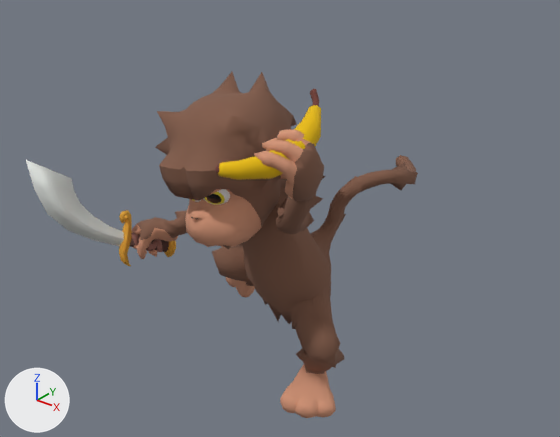
A saved change to the FBX model Characters/Monkey/NEW/A_Momki_Attack_Update_001.fbx.
One viewpoint serves both versions: a 50 mm camera at (1.76, -2.31, 2.14) aimed at (-0.09, 0.01, 0.7). The axes (+X, +Y, +Z) are drawn at lower left. The lights are the same throughout. The picture after the commit comes second. Where no turn or scale is listed for an object, it has been applied to the vertices. Vertices at exactly the same position are counted once.

The first picture shows 'SM_Momki_001'.
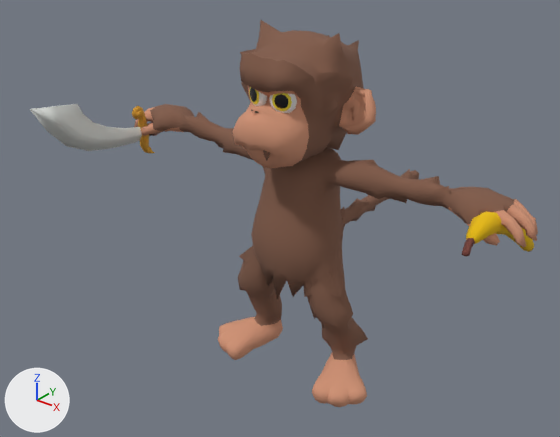
Changed parts and their boxes (x1, y1, x2, y2) in the pictures (560 x 437 px; the box of a moved part takes in the faces that stretch with it):
'SM_Momki_001', reshaped (30% wider, 12% taller)
    before: (26, 72, 418, 418)
    after: (30, 20, 538, 407)
part 1 of me_plane_001, moved or reshaped (mostly hidden before)
    before: (191, 199, 201, 202)
    after: (249, 87, 267, 106)
part 2 of me_plane_001, moved or reshaped (mostly hidden)
    before: (211, 189, 221, 194)
    after: (268, 91, 294, 97)
part 3 of me_plane_001, moved or reshaped
    before: (203, 189, 230, 205)
    after: (269, 93, 297, 113)
part 4 of me_plane_001, moved or reshaped
    before: (223, 245, 230, 249)
    after: (263, 150, 270, 161)
part 5 of me_plane_001, moved or reshaped (not visible afterwards)
    before: (130, 236, 176, 257)
part 6 of me_plane_001, moved or reshaped (not visible afterwards)
    before: (152, 239, 163, 252)
part 7 of me_plane_001, moved or reshaped
    before: (131, 233, 153, 251)
    after: (147, 122, 167, 136)
part 8 of me_plane_001, moved or reshaped
    before: (119, 210, 132, 266)
    after: (132, 106, 155, 153)
part 9 of me_plane_001, moved or reshaped
    before: (124, 215, 130, 220)
    after: (136, 111, 142, 117)
part 10 of me_plane_001, moved or reshaped
    before: (26, 160, 124, 246)
    after: (30, 104, 142, 151)
part 11 of me_plane_001, moved or reshaped
    before: (215, 89, 321, 180)
    after: (462, 211, 534, 256)
part 12 of me_plane_001, moved or reshaped
    before: (131, 72, 418, 418)
    after: (134, 20, 538, 407)

The edits, one by one:
me_plane_001 is used by ob_sm_momki_001; location (0.0, 0.0, 0.0).
me_plane_001 had 3449 vertices, 3505 faces and spanned x -0.948..0.483, y -0.778..0.602, z -0.008..1.438.
me_plane_001 now has 3449 vertices, 3505 faces and spans x -0.978..0.978, y -0.563..1.013, z -0.004..1.526.
me_plane_001 part 1: the loose piece of 134 vertices spanning x -0.153..-0.05, y -0.539..-0.464, z 0.958..1.052 is multiplied about its middle by the matrix ((0.989, 0.03, 0.146), (-0.103, 0.844, 0.527), (-0.107, -0.536, 0.837)), then moved by (0.042, 0.334, 0.29).
me_plane_001 part 2: the loose piece of 110 vertices spanning x -0.052..0.066, y -0.551..-0.472, z 1.01..1.106 is multiplied about its middle by the matrix ((0.989, 0.03, 0.146), (-0.103, 0.844, 0.527), (-0.107, -0.536, 0.837)), then moved by (0.048, 0.352, 0.275).
me_plane_001 part 3: the loose piece of 134 vertices spanning x -0.033..0.066, y -0.536..-0.46, z 0.973..1.071 is multiplied about its middle by the matrix ((0.989, 0.03, 0.146), (-0.103, 0.844, 0.527), (-0.107, -0.536, 0.837)), then moved by (0.043, 0.33, 0.272).
me_plane_001 part 4: the loose piece of 19 vertices spanning x 0.019..0.054, y -0.503..-0.459, z 0.796..0.855 is multiplied about its middle by the matrix ((0.989, 0.03, 0.146), (-0.103, 0.844, 0.527), (-0.107, -0.536, 0.837)), then moved by (0.015, 0.222, 0.293).
me_plane_001 part 5: the loose piece of 88 vertices spanning x -0.757..-0.646, y -0.312..-0.063, z 0.374..0.541 is multiplied about its middle by the matrix ((0.96, 0.031, 0.277), (0.127, 0.835, -0.535), (-0.248, 0.549, 0.798)), then moved by (-0.136, 0.28, 0.479).
me_plane_001 part 6: the loose piece of 61 vertices spanning x -0.723..-0.67, y -0.22..-0.133, z 0.409..0.485 is multiplied about its middle by the matrix ((0.96, 0.031, 0.277), (0.127, 0.835, -0.535), (-0.248, 0.549, 0.798)), then moved by (-0.139, 0.284, 0.486).
me_plane_001 part 7: the loose piece of 89 vertices spanning x -0.755..-0.684, y -0.282..-0.193, z 0.431..0.54 is multiplied about its middle by the matrix ((0.96, 0.031, 0.277), (0.127, 0.835, -0.535), (-0.248, 0.549, 0.798)), then moved by (-0.129, 0.27, 0.451).
me_plane_001 part 8: the loose piece of 66 vertices spanning x -0.788..-0.698, y -0.36..-0.238, z 0.404..0.638 is multiplied about its middle by the matrix ((0.96, 0.031, 0.277), (0.127, 0.835, -0.535), (-0.248, 0.549, 0.798)), then moved by (-0.12, 0.259, 0.416).
me_plane_001 part 9: the loose piece of 26 vertices spanning x -0.774..-0.748, y -0.285..-0.257, z 0.597..0.625 is multiplied about its middle by the matrix ((0.96, 0.031, 0.277), (0.127, 0.835, -0.535), (-0.248, 0.549, 0.798)), then moved by (-0.094, 0.203, 0.417).
me_plane_001 part 10: the loose piece of 30 vertices spanning x -0.948..-0.736, y -0.626..-0.301, z 0.497..0.951 is multiplied about its middle by the matrix ((0.96, 0.031, 0.277), (0.127, 0.835, -0.535), (-0.248, 0.549, 0.798)), then moved by (-0.065, 0.164, 0.308).
me_plane_001 part 11: the loose piece of 98 vertices spanning x 0.278..0.459, y -0.778..-0.364, z 1.223..1.438 is multiplied about its middle by the matrix ((0.264, -0.53, 0.806), (0.109, -0.814, -0.571), (0.958, 0.238, -0.157)), then moved by (0.502, 0.596, -0.411).
me_plane_001 part 12: 2484 of 3449 vertices moved; they spanned x -0.785..0.483, y -0.681..0.602, z -0.008..1.385 and now span x -0.978..0.978, y -0.299..1.013, z -0.004..1.526; mean shift (0.059, 0.246, 0.056); largest move (0.356, -0.677, 1.3) -> (0.961, 0.105, 0.933).
Other edits to the shape of me_plane_001 do not show in these pictures.
